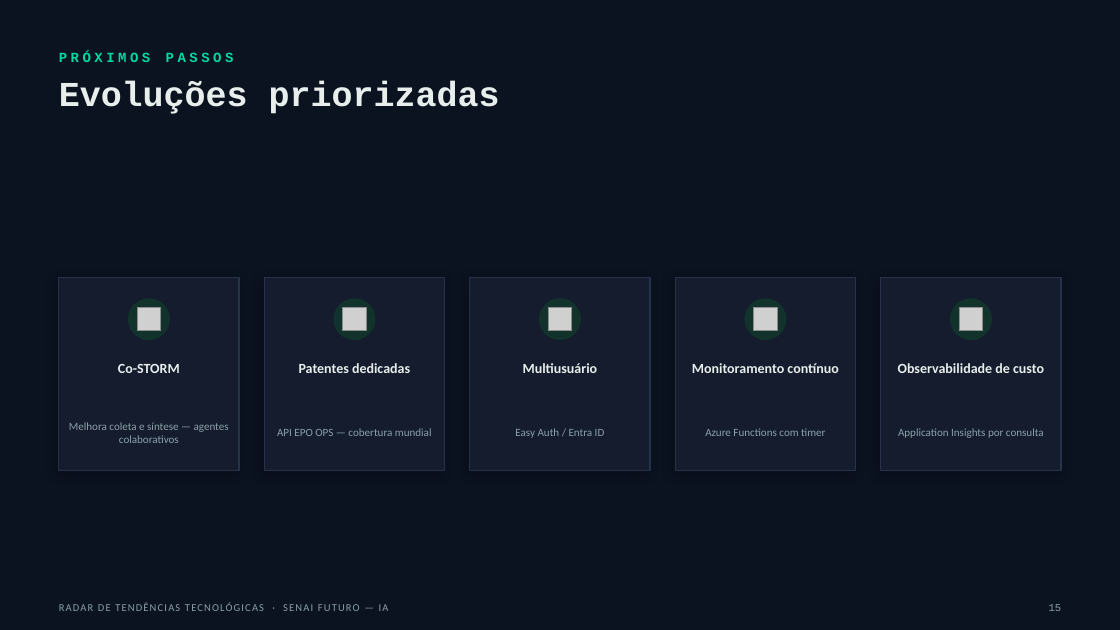
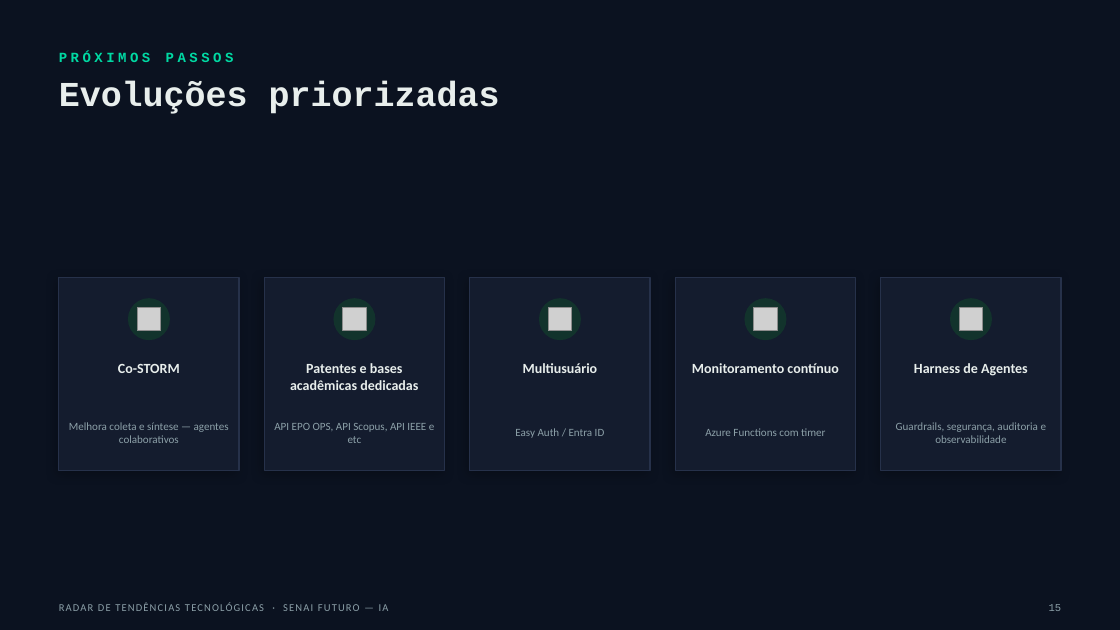
Before and after one commit to Carlosaaajr/radar-tendencias-tecnologicas, a slide deck: slide 15 of docs/apresentacao/radar-tendencias-apresentacao.pptx. Drawn at 1120x630 pixels with LibreOffice and Linux fonts; fonts in the diff are those of the drawing; grey boxes stand for pictures. Boxes give left, top, right and bottom in pixels: in the first picture for what was removed or moved away, otherwise in the second. Text is boxed around its words. In the diff, an @@ line names an element or a change of style, - is before the commit and + after.

Commit message:
docs: swap deck's cost-observability card for Agent Harness roadmap item
Replaces the narrower "Observabilidade de custo" card on the "Evoluções
priorizadas" slide with "Harness de Agentes" (guardrails, segurança,
auditoria e observabilidade) — a superset covering three already-
documented gaps (prompt-injection risk, empty Report.metrics, cost
observability) as one coherent phase-2 evolution. Slide-only change;
no code touched.

```diff
--- a/docs/apresentacao/radar-tendencias-apresentacao.pptx
+++ b/docs/apresentacao/radar-tendencias-apresentacao.pptx
@@ text at box(290, 363, 418, 390): text changed @@
-Patentes dedicadas
+Patentes e bases acadêmicas dedicadas
@@ text at box(914, 363, 1028, 376): text changed @@
-Observabilidade de custo
+Harness de Agentes
@@ text at box(274, 423, 435, 443): text changed @@
-API EPO OPS — cobertura mundial
+API EPO OPS, API Scopus, API IEEE e etc
@@ text at box(896, 422, 1047, 443): text changed @@
-Application Insights por consulta
+Guardrails, segurança, auditoria e observabilidade
```
Also in this commit, not shown: 6 other slides changed, 1 other file.
